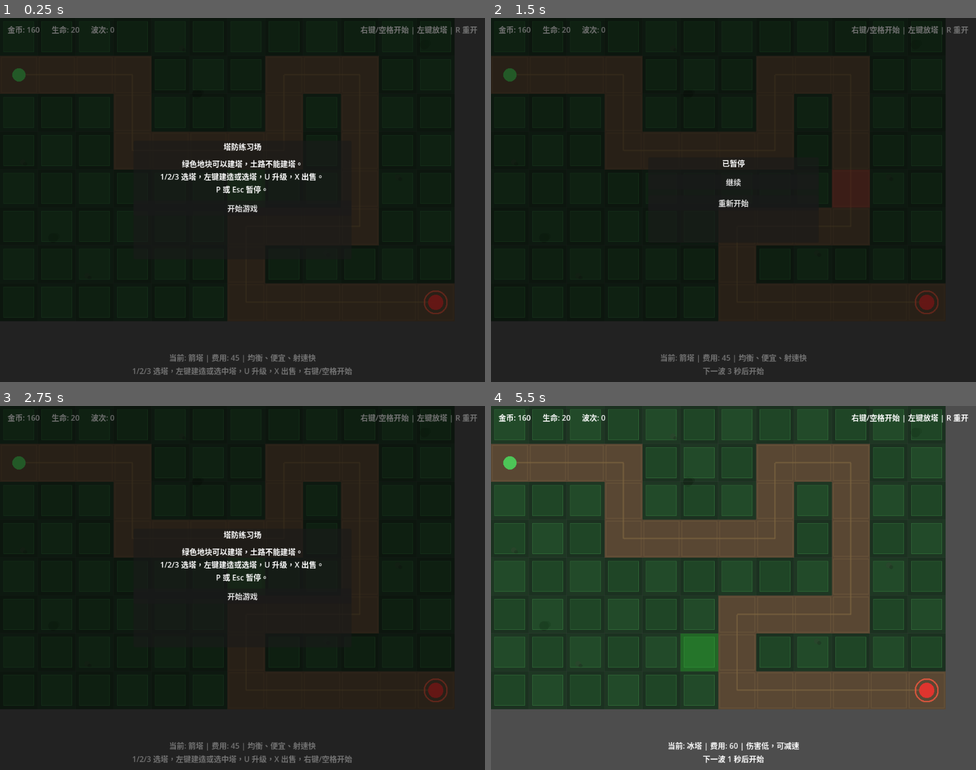
Above: before the commit, frames 1-4 (two rows, left to right).
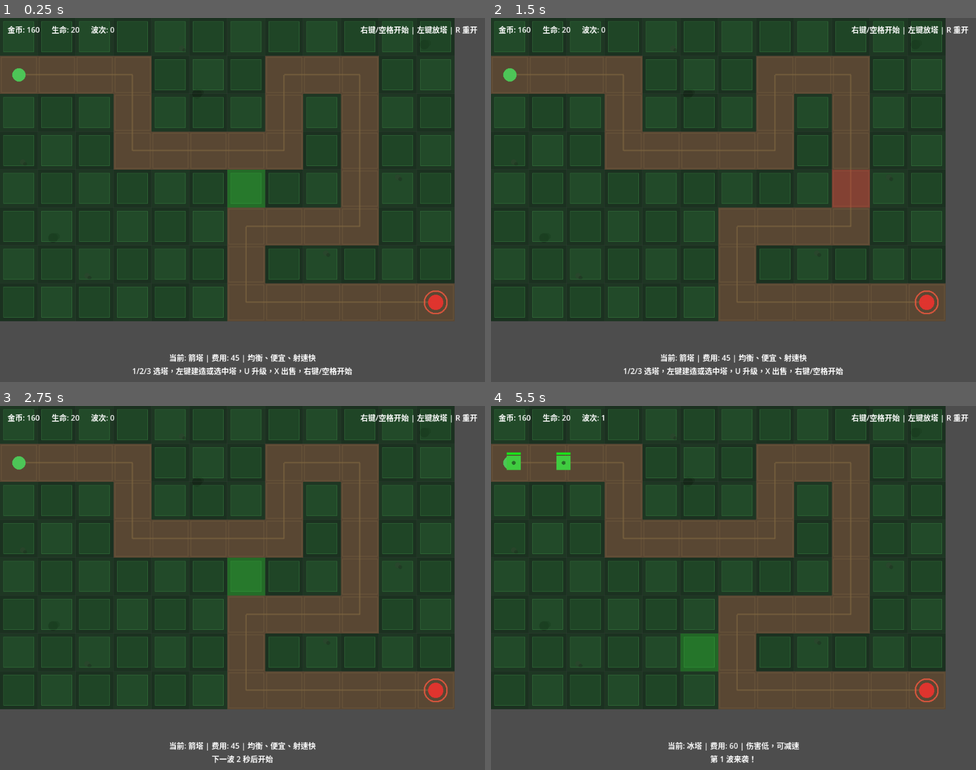
Above: after the commit, the same moments.

Repository: liang04/TowerDefense
Game: Godot game, scene res://scenes/main.tscn
The game is run twice, just before and just after one commit, with the same random seed, the same clock (stepped at 60 frames per second) and the same inputs.
Inputs (mouse positions are in pixels of both pictures, inside the frame that each line leads up to):
- Up to frame 1 (0.25 s): no input
- Up to frame 2 (1.5 s): click (733, 207) at 0.5 s, where only the run before the commit has a clickable "开始游戏"; tap Enter at 1.25 s; move the mouse to (840, 181) at 1.27 s; tap P at 1.35 s; click (840, 181) at 1.42 s
- Up to frame 3 (2.75 s): tap Space at 1.52 s; click (242, 591) at 2 s, where only the run before the commit has a clickable "重新开始"
- Up to frame 4 (5.5 s): click (733, 595) at 2.75 s, where only the run before the commit has a clickable "开始游戏"; tap Space at 3.5, 3.77, 5.27 s; move the mouse to (636, 606) at 3.52 s; tap 1 at 3.6 s; click (636, 606) at 3.67 s; tap Enter at 4.25 s; move the mouse to (782, 507) at 4.27 s; tap 2 at 4.35 s; click (782, 507) at 4.42 s; move the mouse to (709, 660) at 5.02 s; tap 3 at 5.1 s; click (709, 660) at 5.17 s

The runs differ from the first frame. In frame 1, 100% of the frame differs, in the area x 0-100%, y 0-100%; in frame 2, 100%; in frame 3, 99%; in frame 4, 0.4%.

Commit message:
Allow tower placement at startup

Diff:
--- a/scripts/hud.gd
+++ b/scripts/hud.gd
@@ -46,7 +46,7 @@
 
 	# 初始化显示
 	_update_all()
-	show_start_screen()
+	hide_overlay()
 
 ## ---- 更新方法 ----
 
